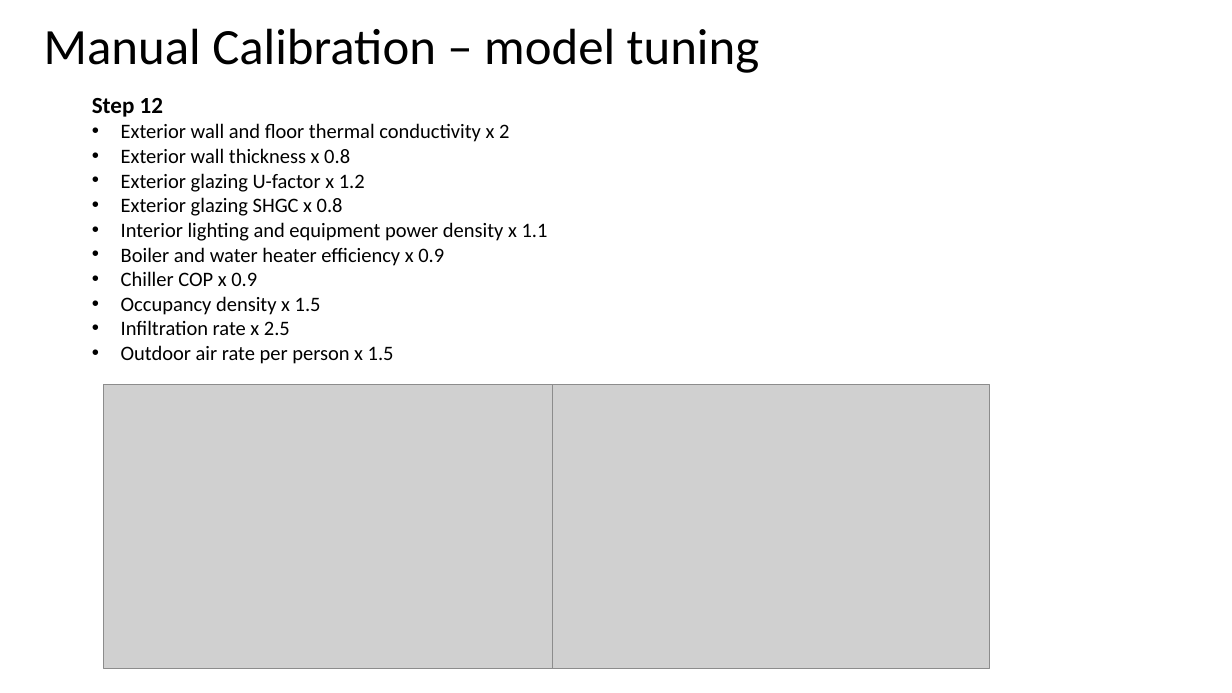
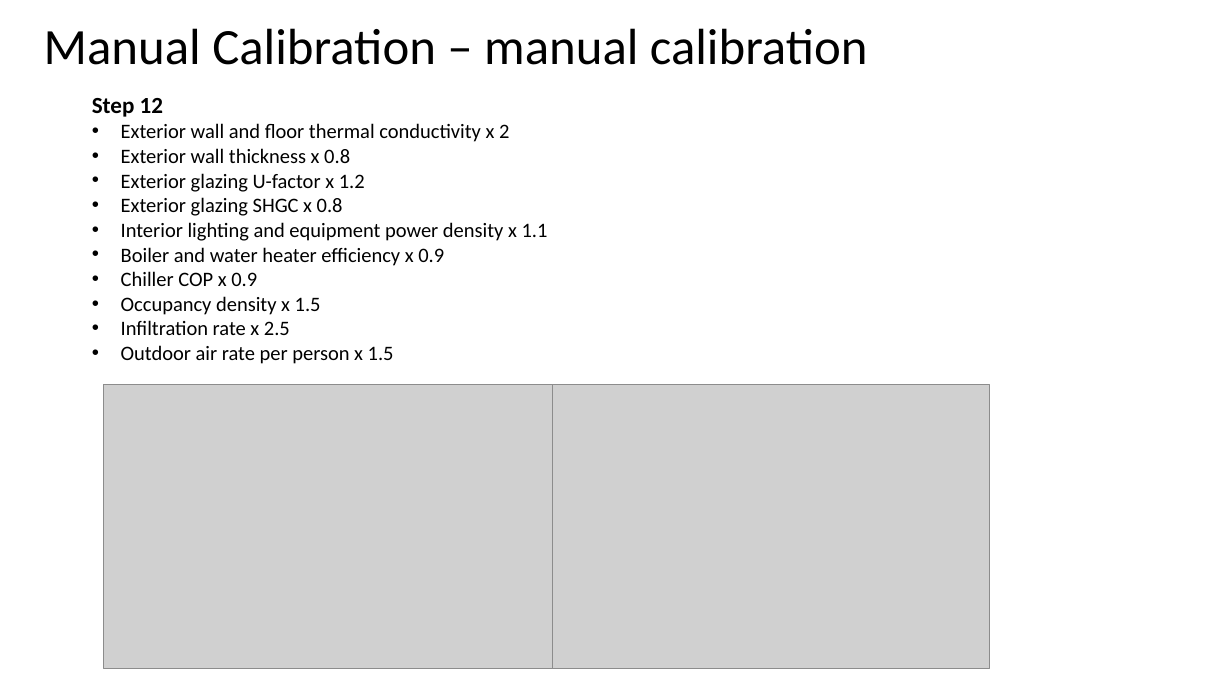
Before and after one commit to tsbyq/SDI, a slide deck: slide 23 of Model_Calibration_2.1/2~Hybrid_Calibration/Model Calibration_HM.pptx (slide 14 before the commit). Drawn at 1232x693 pixels with LibreOffice and Linux fonts; fonts in the diff are those of the drawing; grey boxes stand for pictures. Boxes give left, top, right and bottom in pixels: in the first picture for what was removed or moved away, otherwise in the second. Text is boxed around its words. In the diff, an @@ line names an element or a change of style, - is before the commit and + after.

```diff
--- a/Model_Calibration_2.1/2~Hybrid_Calibration/Model Calibration_HM.pptx
+++ b/Model_Calibration_2.1/2~Hybrid_Calibration/Model Calibration_HM.pptx
@@ title at (44, 28, 868, 65): text changed @@
-Manual Calibration – model tuning
+Manual Calibration – manual calibration
```
Also in this commit, not shown: 15 other slides changed, 20 slides added, 7 slides removed, 45 other files.
